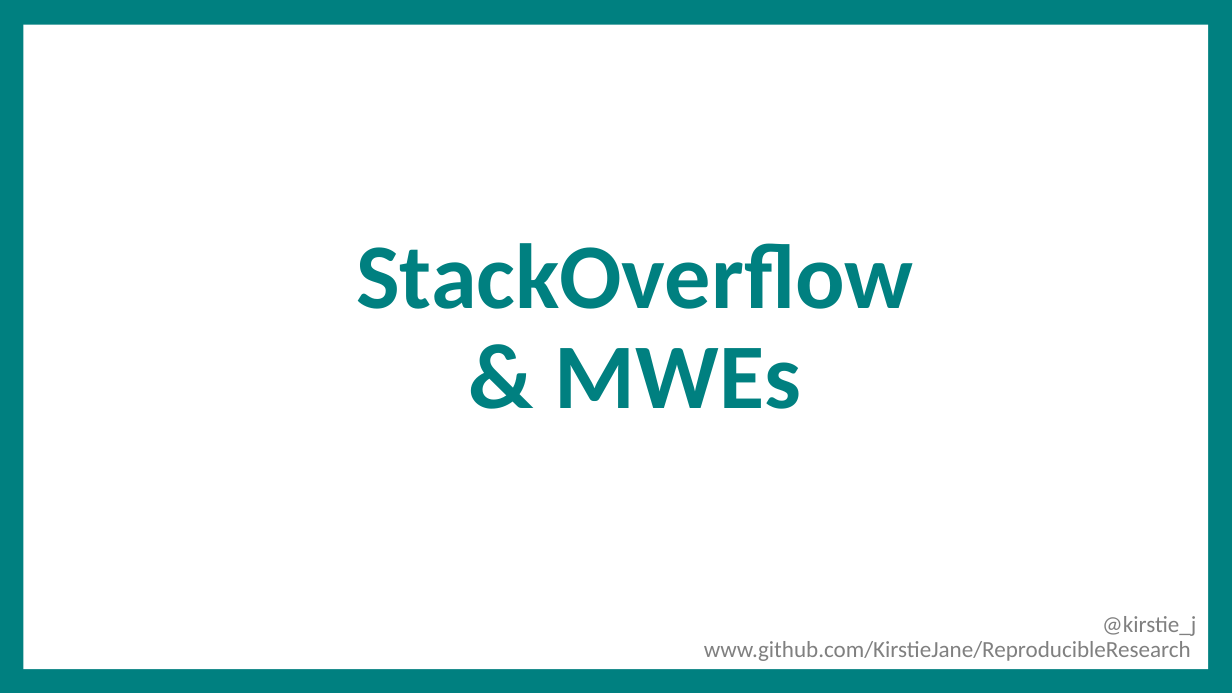
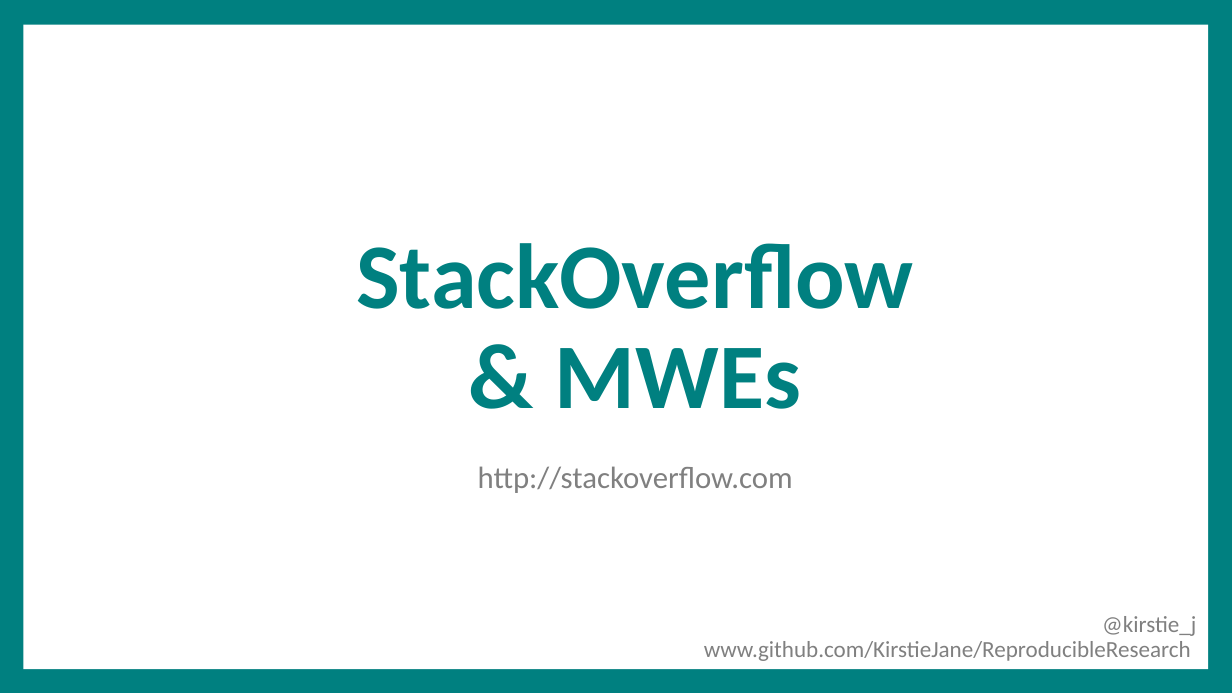
Before and after one commit to WhitakerLab/ReproducibleResearch, a slide deck: slide 23 of PRESENTATIONS/Whitaker_PdocMasterClass_April2016.pptx. Drawn at 1232x693 pixels with LibreOffice and Linux fonts; fonts in the diff are those of the drawing; background and template pictures are left out. Boxes give left, top, right and bottom in pixels: in the first picture for what was removed or moved away, otherwise in the second. Text is boxed around its words. In the diff, an @@ line names an element or a change of style, - is before the commit and + after.

```diff
--- a/PRESENTATIONS/Whitaker_PdocMasterClass_April2016.pptx
+++ b/PRESENTATIONS/Whitaker_PdocMasterClass_April2016.pptx
@@ text added at <box>478,466,793,493</box>, 24 pt, text #808080 @@
+http://stackoverflow.com
```
Also in this commit, not shown: 4 other slides changed.
